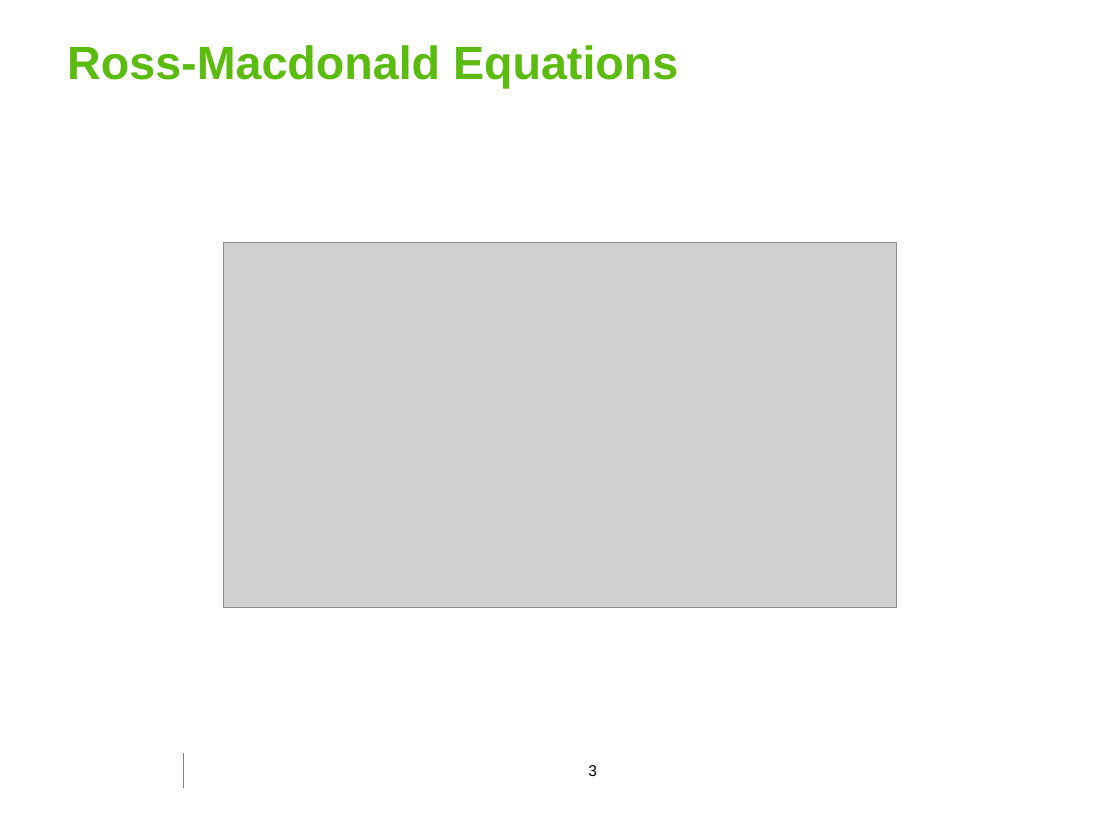
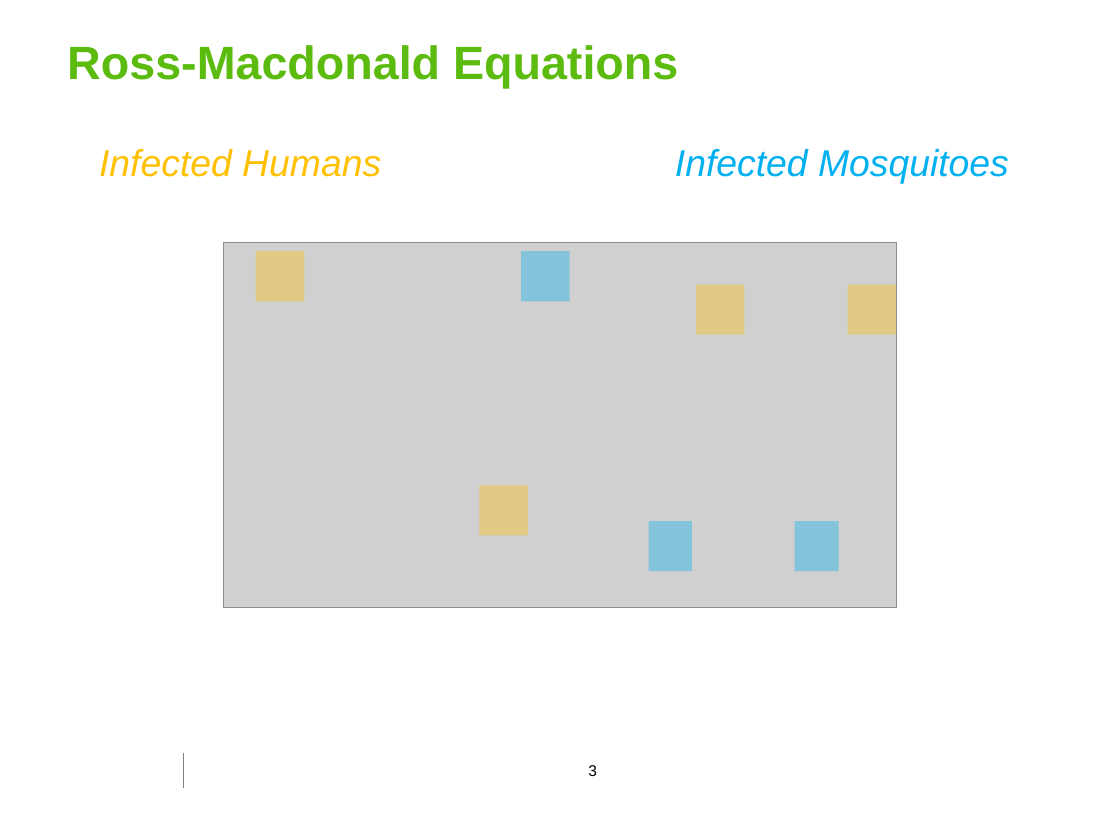
Before and after one commit to georgoff/georgoff.github.io, a slide deck: slide 3 of forest_malaria/MMC_presentation.pptx. Drawn at 1120x840 pixels with LibreOffice and Linux fonts; fonts in the diff are those of the drawing; grey boxes stand for pictures; background and template pictures are left out. Boxes give left, top, right and bottom in pixels: in the first picture for what was removed or moved away, otherwise in the second. Text is boxed around its words. In the diff, an @@ line names an element or a change of style, - is before the commit and + after.

```diff
--- a/forest_malaria/MMC_presentation.pptx
+++ b/forest_malaria/MMC_presentation.pptx
@@ group added at (99, 149, 896, 535): 4 rectangles, 1 text @@
+Infected Humans
@@ group added at (521, 149, 1009, 571): 3 rectangles, 1 text @@
+Infected Mosquitoes
```
Also in this commit, not shown: 1 other slide changed, 3 slides added, 3 other files.
